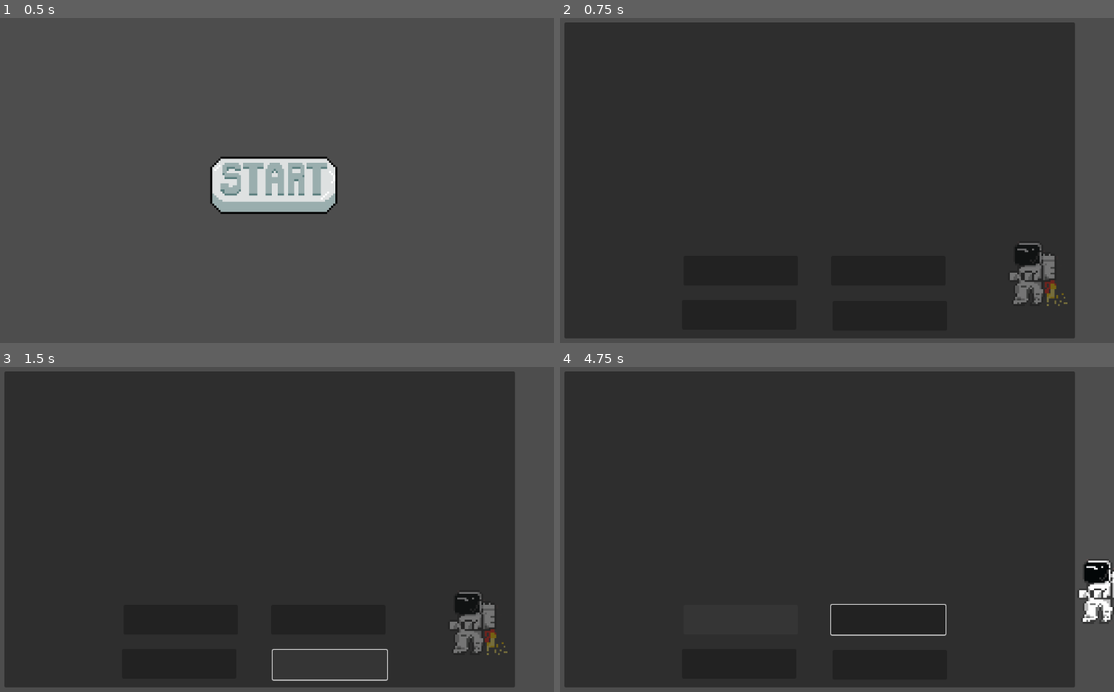
Above: before the commit, frames 1-4 (two rows, left to right).
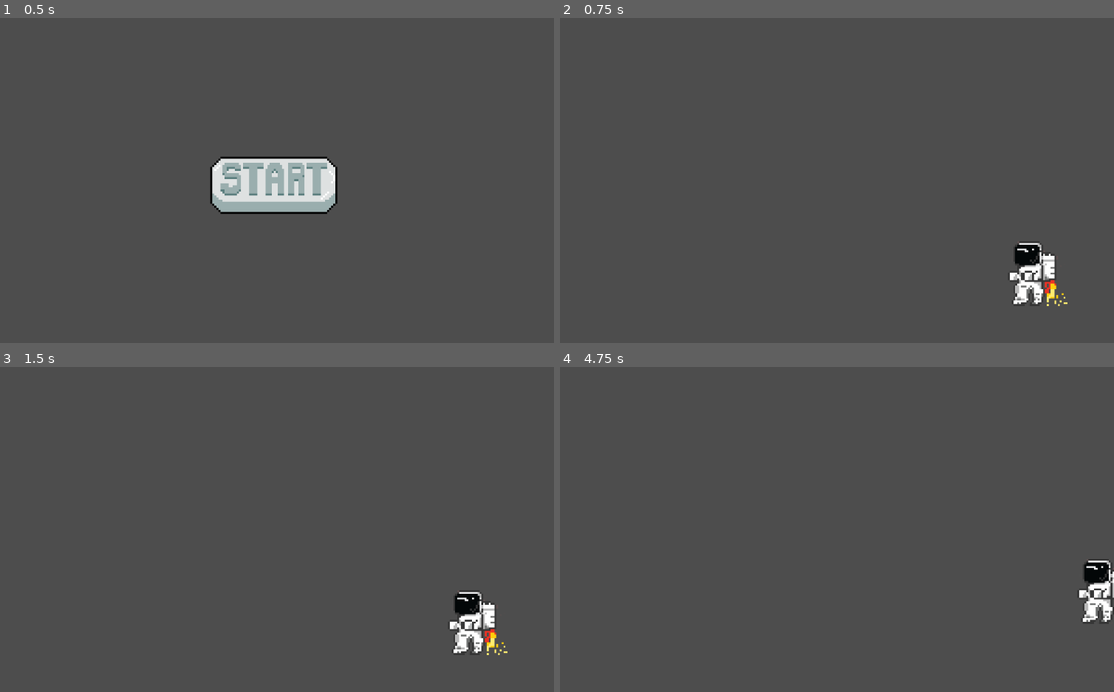
Above: after the commit, the same moments.

Repository: KTools2202/StarJump
Game: Godot game, scene res://scenes/start_button.tscn
Same seed, same stepped clock (60 frames per second), same inputs: the game is played once before the commit and once after it.
Inputs (mouse positions are in pixels of both pictures, inside the frame that each line leads up to):
- Up to frame 1 (0.5 s): no input
- Up to frame 2 (0.75 s): click (831, 183) at 0.5 s
- Up to frame 3 (1.5 s): click (332, 666) at 1.27 s
- Up to frame 4 (4.75 s): click (737, 662) at 2.02 s; click (886, 620) at 2.77 s; click (742, 620) at 3.52 s; tap Enter at 4.25 s; hold Right (ui_right) from 4.28 s (still down); tap Up (ui_up) at 4.52 s

Frame 1 is identical in both runs. In frame 2, 89% of the frame differs, in the area x 0-93%, y 1-99%; in frame 3, 87%; in frame 4, 87%.

Commit message:
fix: body variable names :(

Diff:
--- a/scenes/stages/stage1.tscn
+++ b/scenes/stages/stage1.tscn
@@ -7,6 +7,7 @@
 [ext_resource type="Script" path="res://scripts/Stage1/Clue3.gd" id="5_2j6ve"]
 [ext_resource type="Script" path="res://scripts/Stage1/Clue4.gd" id="6_dfxqv"]
 [ext_resource type="Script" path="res://scripts/Stage1/Clue5.gd" id="7_s042v"]
+[ext_resource type="Script" path="res://scripts/Stage1/AnswerGUI.gd" id="8_yubbe"]
 
 [sub_resource type="RectangleShape2D" id="RectangleShape2D_3myi4"]
 size = Vector2(116, 127)
@@ -27,7 +28,7 @@
 radius = 39.4588
 
 [sub_resource type="RectangleShape2D" id="RectangleShape2D_wmj16"]
-size = Vector2(42, 100)
+size = Vector2(42, 648)
 
 [node name="Node2D" type="Node2D"]
 
@@ -111,9 +112,10 @@
 
 [node name="answer" type="Area2D" parent="."]
 position = Vector2(37, 240)
+script = ExtResource("8_yubbe")
 
 [node name="CollisionShape2D" type="CollisionShape2D" parent="answer"]
-position = Vector2(-37, 66)
+position = Vector2(-16, 84)
 shape = SubResource("RectangleShape2D_wmj16")
 
 [node name="Panel" type="Panel" parent="answer"]
@@ -182,3 +184,5 @@
 [connection signal="body_exited" from="Clue4" to="Clue4" method="_on_body_exited"]
 [connection signal="body_entered" from="Clue5" to="Clue5" method="_on_body_entered"]
 [connection signal="body_exited" from="Clue5" to="Clue5" method="_on_body_exited"]
+[connection signal="body_entered" from="answer" to="answer" method="_on_body_entered"]
+[connection signal="body_exited" from="answer" to="answer" method="_on_body_exited"]
--- a/scripts/Stage1/AnswerGUI.gd
+++ b/scripts/Stage1/AnswerGUI.gd
@@ -4,7 +4,7 @@
 
 @onready var panel = $Panel
 @onready var heading = $Panel/Label
-@onready var body = $Panel/Body
+@onready var middle = $Panel/Body
 @onready var Ans1 = $Panel/Ans1
 @onready var Ans2 = $Panel/Ans2
 @onready var Ans3 = $Panel/Ans3
@@ -12,18 +12,32 @@
 
 func _ready():
 	heading.text = "QUIZ!"
-	body.text = "Which star are you on?"
+	middle.text = "Which star are you on?"
+	panel.visible = false
 	heading.visible_characters = 0
-	body.visible_characters = 0
+	middle.visible_characters = 0
+	Ans1.visible = false
+	Ans2.visible = false
+	Ans3.visible = false
+	Ans4.visible = false
 
 # Showing text when the player enters the area
 func _on_body_entered(body):
 	if body.is_in_group("player"):  # The player-character is in a group called "player"
+		panel.visible = true
 		heading.visible_characters = -1
-		body.visible_characters = -1
+		middle.visible_characters = -1
+		Ans1.visible = true
+		Ans2.visible = true
+		Ans3.visible = true
+		Ans4.visible = true
 
 # Hiding text when the player exits the area
 func _on_body_exited(body):
 	if body.is_in_group("player"):
 		heading.visible_characters = 0
-		body.visible_characters = 0
+		middle.visible_characters = 0
+		Ans1.visible = false
+		Ans2.visible = false
+		Ans3.visible = false
+		Ans4.visible = false
Not shown: 1 places in scenes/stages/stage1.tscn that only renumber resources
Not shown: 1 places in scenes/start_button.tscn that only renumber resources
